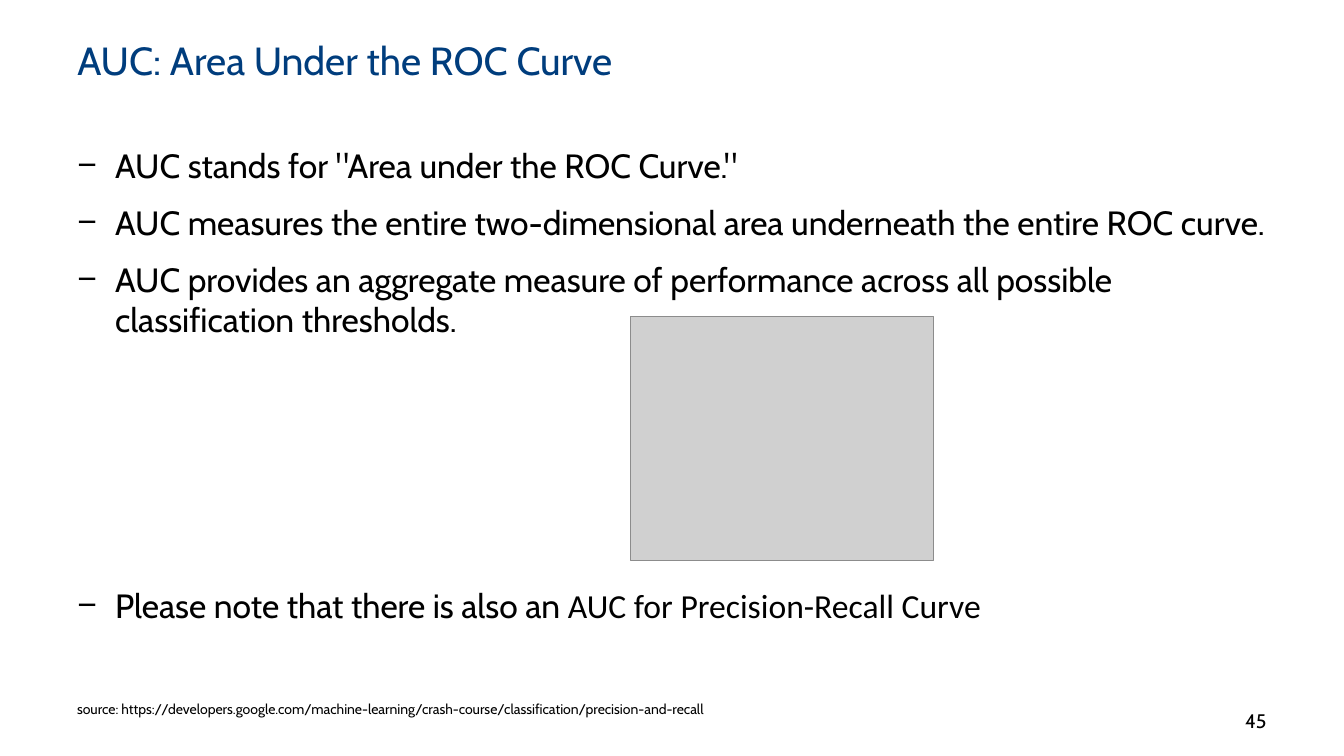
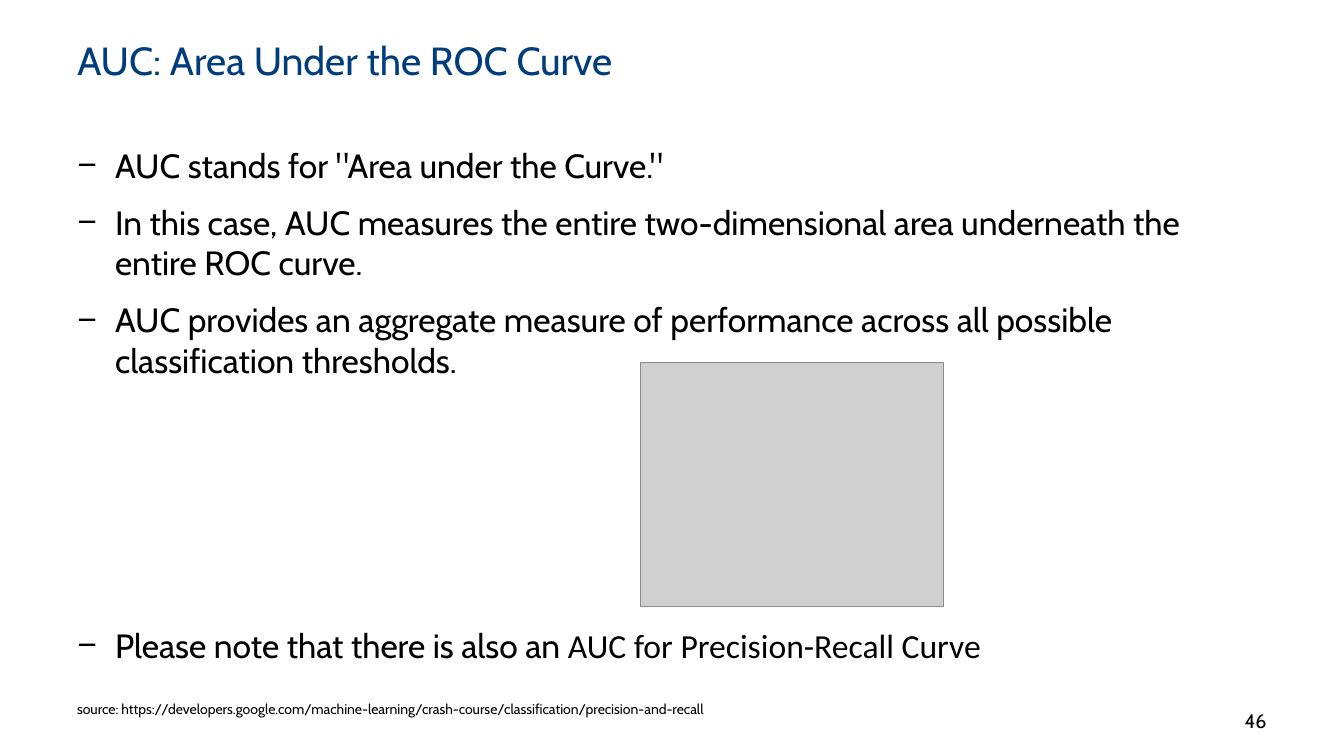
Before and after one commit to ML4NS/ml4ns.github.io, a slide deck: slide 46 of slides/04- Bayesian models/ML4NuerScience_BayesianModels.pptx (slide 45 before the commit). Drawn at 1344x756 pixels with LibreOffice and Linux fonts; fonts in the diff are those of the drawing; grey boxes stand for pictures; background and template pictures are left out. Boxes give left, top, right and bottom in pixels: in the first picture for what was removed or moved away, otherwise in the second. Text is boxed around its words. In the diff, an @@ line names an element or a change of style, - is before the commit and + after.

```diff
--- a/slides/04- Bayesian models/ML4NuerScience_BayesianModels.pptx
+++ b/slides/04- Bayesian models/ML4NuerScience_BayesianModels.pptx
@@ text at [115, 152, 1180, 276]: text changed @@
-− AUC stands for "Area under the ROC Curve."
-− AUC measures the entire two-dimensional area underneath the entire ROC curve.
+− AUC stands for "Area under the Curve."
+− In this case, AUC measures the entire two-dimensional area underneath the entire ROC curve.
@@ picture: place and size @@
-picture at [631, 317, 935, 561]
+picture at [640, 362, 944, 606]
@@ page number at [1245, 714, 1267, 729]: text changed @@
-45
+46
```
Also in this commit, not shown: 26 other slides changed, 2 slides added, 1 other file.
